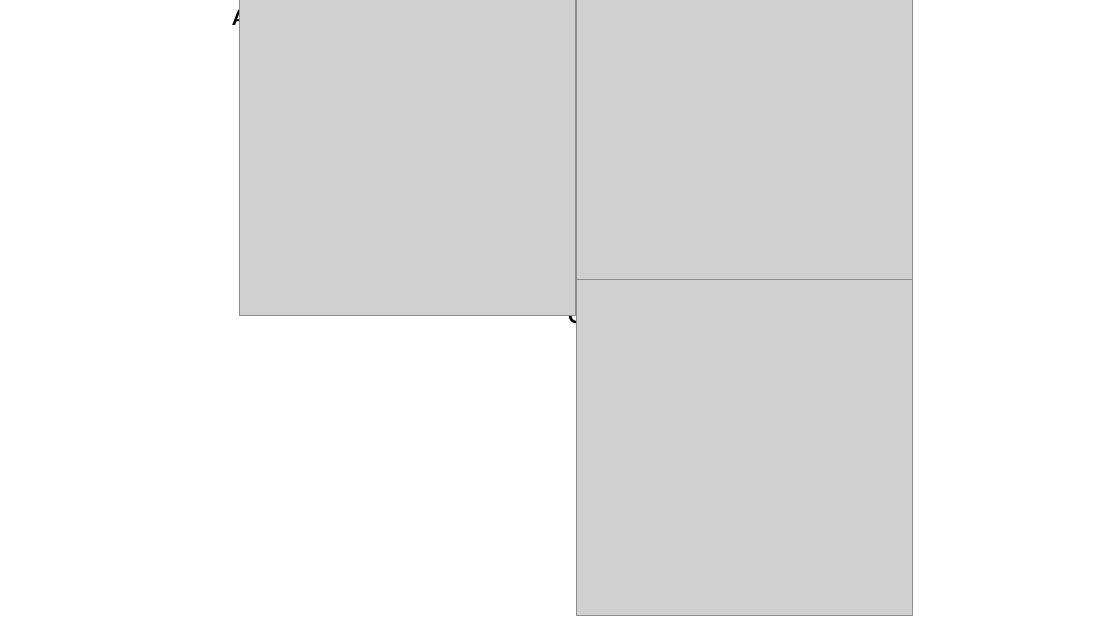
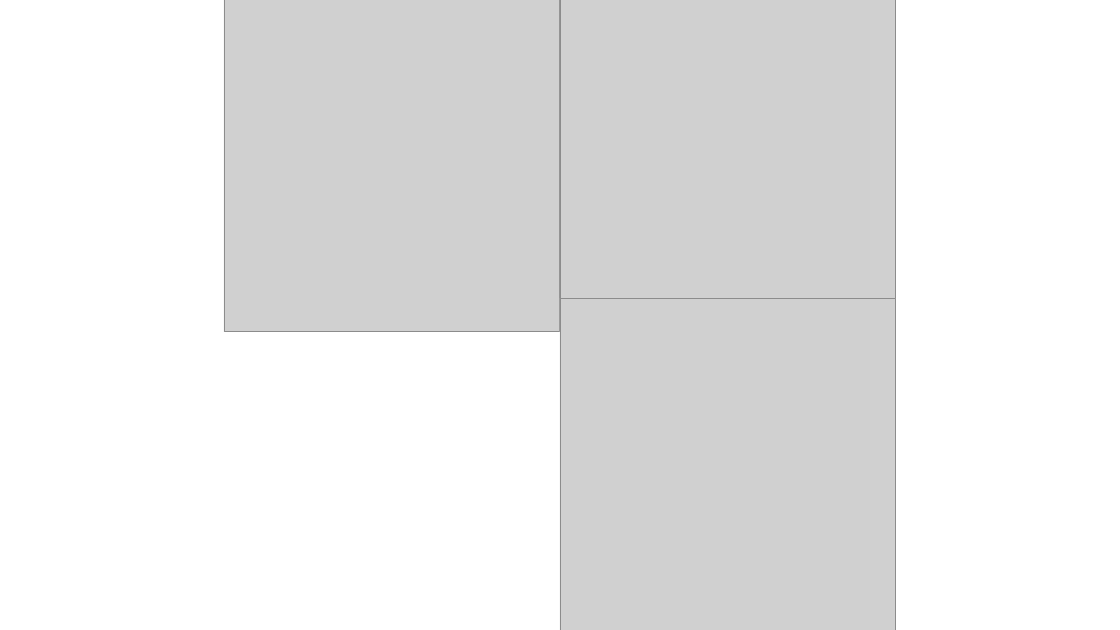
Before and after one commit to coleoguy/comptraits, a slide deck: slide 1 of figures/supp/supp2.pptx. Drawn at 1120x630 pixels with LibreOffice and Linux fonts; fonts in the diff are those of the drawing; grey boxes stand for pictures. Boxes give left, top, right and bottom in pixels: in the first picture for what was removed or moved away, otherwise in the second. Text is boxed around its words. In the diff, an @@ line names an element or a change of style, - is before the commit and + after.

```diff
--- a/figures/supp/supp2.pptx
+++ b/figures/supp/supp2.pptx
@@ picture: place and size @@
-picture at (239,0,576,315)
+picture at (224,0,560,332)
@@ text removed at (232,6,247,29) @@
-A
@@ picture: place and size @@
-picture at (576,0,912,315)
+picture at (560,0,897,332)
@@ text removed at (568,6,582,29) @@
-B
@@ picture: place and size @@
-picture at (576,279,912,615)
+picture at (560,298,897,630)
@@ text removed at (568,304,582,327) @@
-C
```
Also in this commit, not shown: 14 other files.
